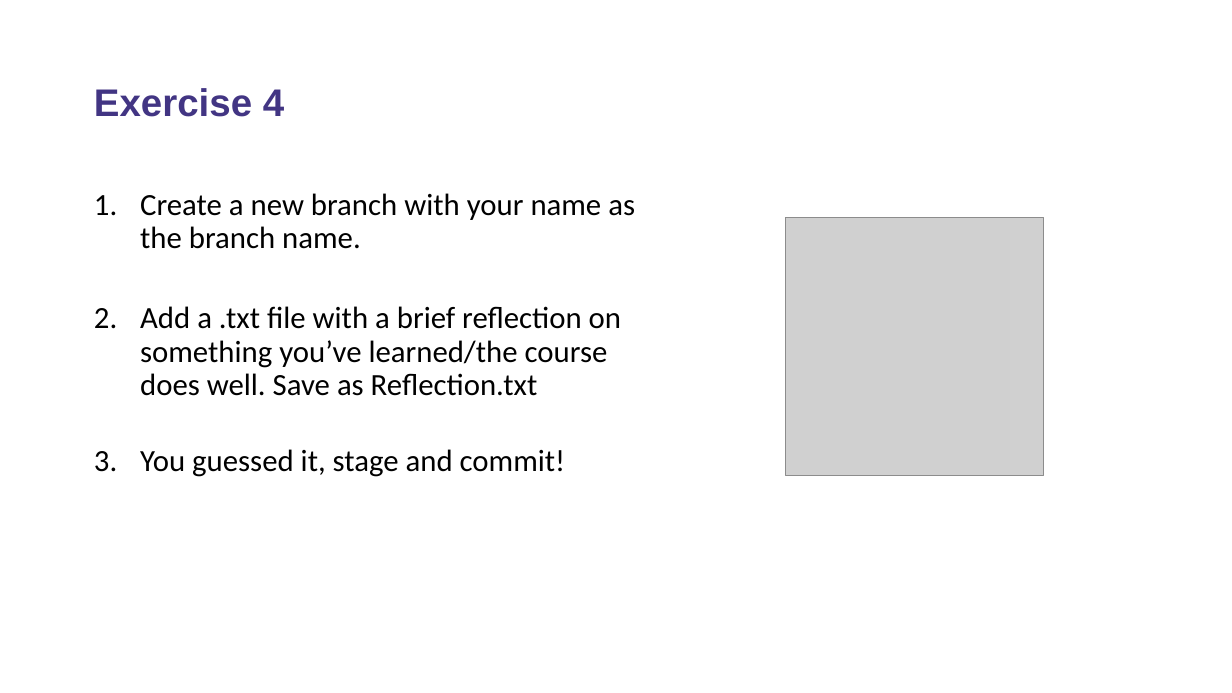
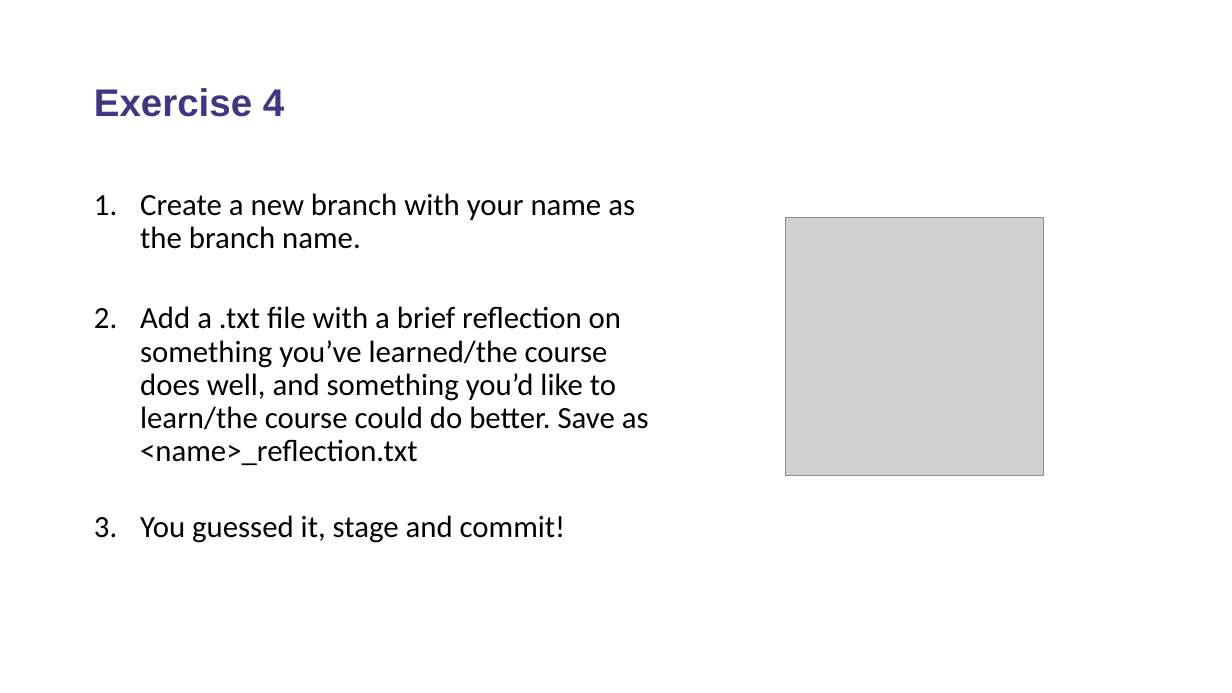
Before and after one commit to Public-Health-Scotland/learn-git, a slide deck: slide 43 of Introduction to Git.pptx. Drawn at 1232x693 pixels with LibreOffice and Linux fonts; fonts in the diff are those of the drawing; grey boxes stand for pictures; background and template pictures are left out. Boxes give left, top, right and bottom in pixels: in the first picture for what was removed or moved away, otherwise in the second. Text is boxed around its words. In the diff, an @@ line names an element or a change of style, - is before the commit and + after.

```diff
--- a/Introduction to Git.pptx
+++ b/Introduction to Git.pptx
@@ text at box(140, 306, 649, 465): text changed @@
-2. Add a .txt file with a brief reflection on something you’ve learned/the course does well. Save as Reflection.txt
+2. Add a .txt file with a brief reflection on something you’ve learned/the course does well, and something you’d like to learn/the course could do better. Save as <name>_reflection.txt
```
Also in this commit, not shown: 2 other slides changed, 1 other file.
